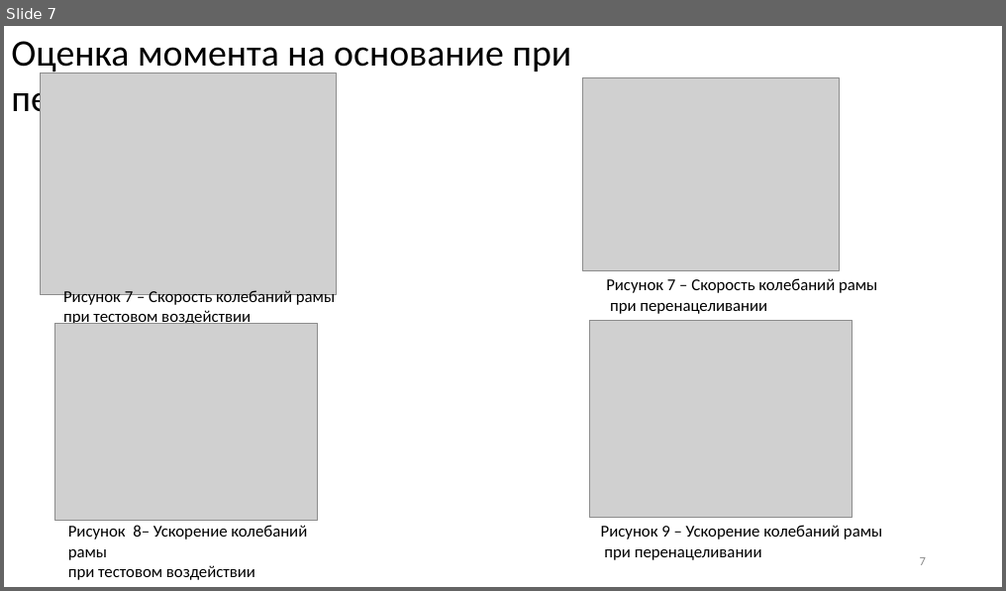
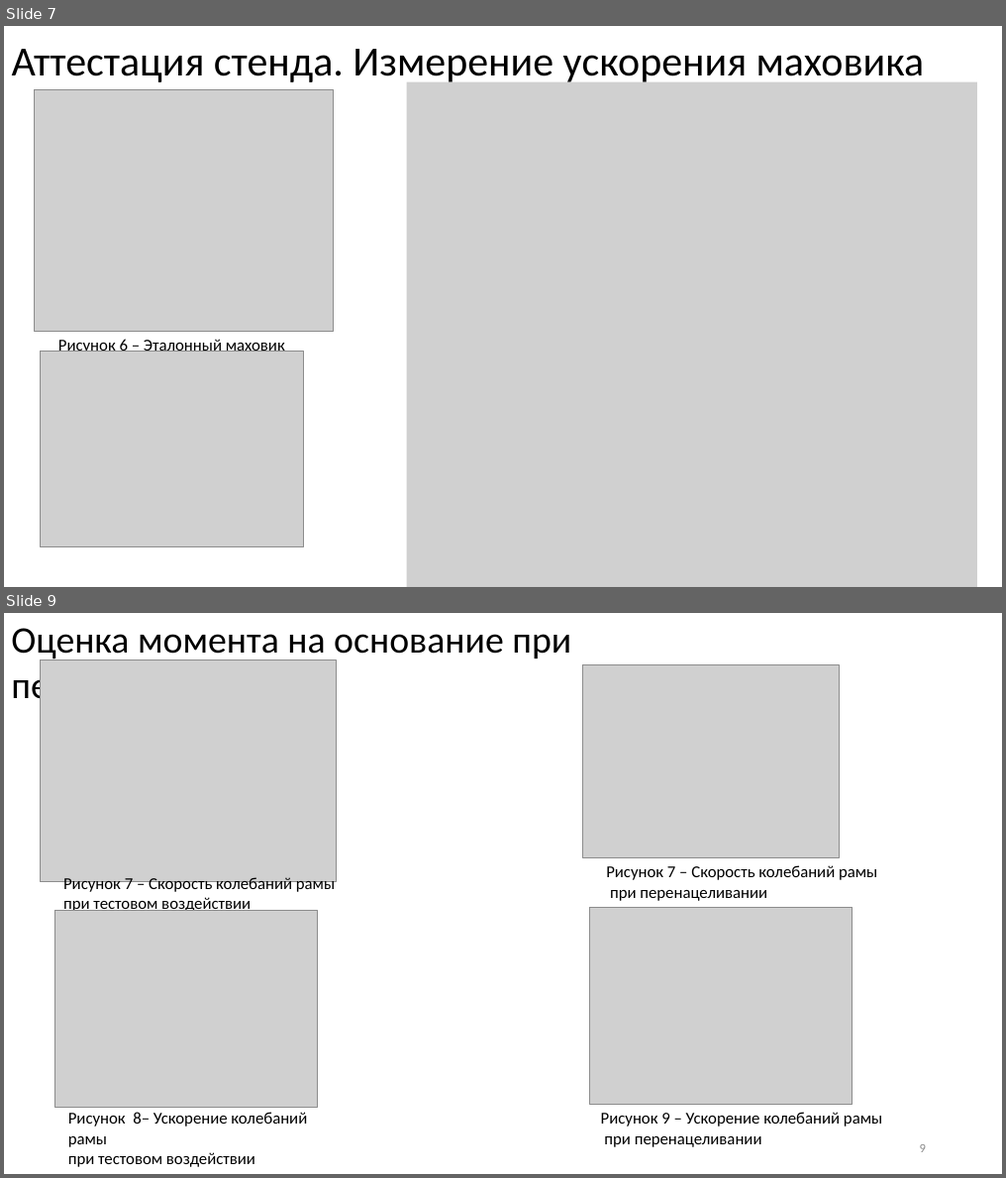
Before and after one commit to iliyars/reactive-moment-phd, a slide deck: Ppt/финальная версия.pptx. Shown one above the other, each under a label of ours: slide 7 before the commit, slides 7 and 9 after it; the slides between them are not shown. The pictures are 1006x591 and 1006x1178 pixels, drawn with LibreOffice and Linux fonts; fonts in the diff are those of the drawing; grey boxes stand for pictures. Boxes give left, top, right and bottom in pixels: in the first picture for what was removed or moved away, otherwise in the second. Text is boxed around its words. In the diff, an @@ line names an element or a change of style, - is before the commit and + after.

```diff
--- a/Ppt/финальная версия.pptx
+++ b/Ppt/финальная версия.pptx
@@ slide 7 added at (4, 26, 1002, 587), background #FFFFFF @@
@@ title added at (12, 49, 925, 85), 40 pt, text #000000 @@
+Аттестация стенда. Измерение ускорения маховика
@@ picture added at (407, 82, 977, 587) @@
@@ picture added at (34, 89, 334, 332) @@
@@ picture added at (40, 352, 303, 548) @@
@@ text added at (58, 338, 285, 352), 16 pt, text #000000 @@
+Рисунок 6 – Эталонный маховик
@@ what was slide 7 is now slide 9 @@
@@ page number at (920, 1145, 926, 1153): text changed @@
-7
+9
```
Also in this commit, not shown: 1 slide changed, 1 other slide added, 3 other files.
